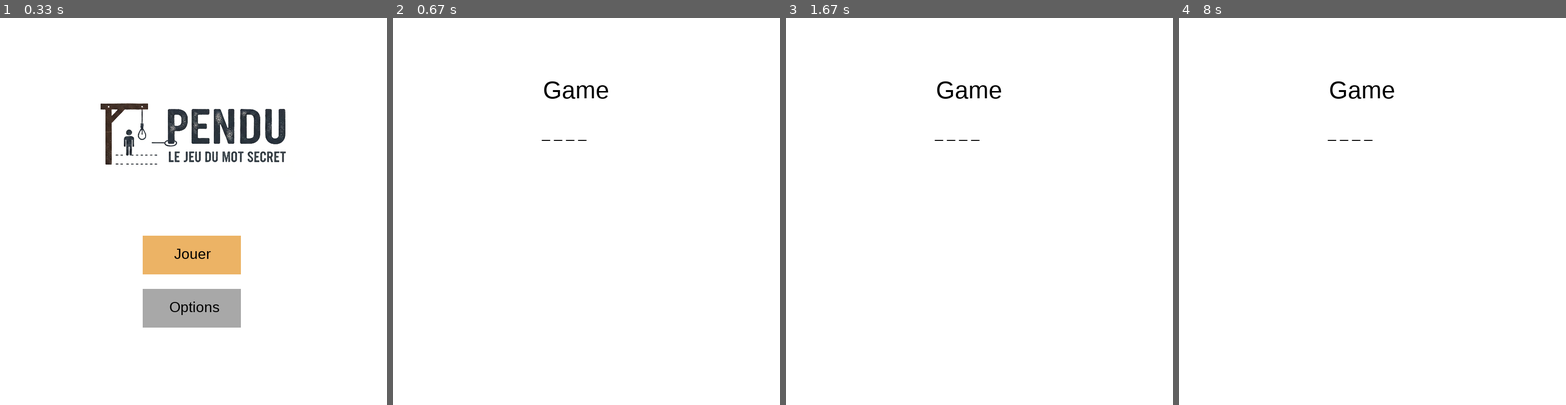
Above: before the commit, frames 1-4 (left to right).
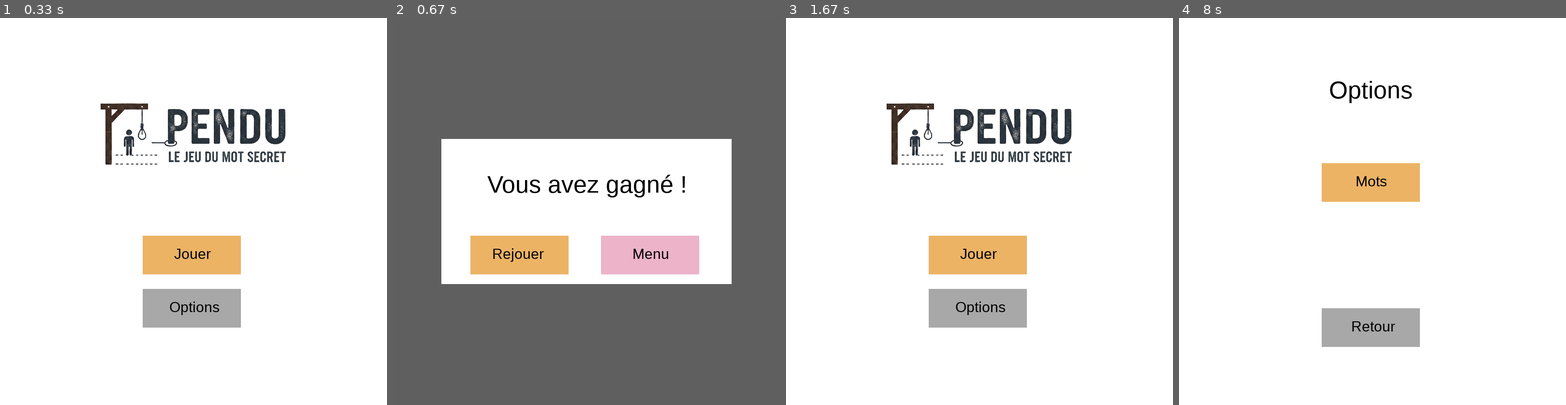
Above: after the commit, the same moments.

Repository: nicolas-riera/pendu
Game: pygame game, started from main.py
The game is run twice, just before and just after one commit, with the same random seed, the same clock (stepped at 60 frames per second) and the same inputs.
Inputs (mouse positions are in pixels of both pictures, inside the frame that each line leads up to):
- Up to frame 1 (0.33 s): no input
- Up to frame 2 (0.67 s): click "Jouer" at 0.38 s
- Up to frame 3 (1.67 s): click (913, 254) at 0.72 s, where only the run after the commit has a clickable "Rejouer"; click (1025, 246) at 1.6 s
- Up to frame 4 (8 s): click (1372, 254) at 1.93 s, where only the run after the commit has a clickable "Jouer"; click (1473, 273) at 2.82 s; click (1372, 254) at 3.15 s, where only the run after the commit has a clickable "Jouer"; click (1476, 254) at 6.48 s; click (1395, 319) at 7.82 s

Frame 1 is identical in both runs. In frame 2, 78% of the frame differs, in the area x 0-100%, y 0-100%; in frame 3, 8.1%; in frame 4, 5.4%.

Commit message:
feat(game): implemented replay/gotomenu popup to game

Diff:
--- a/src/game.py
+++ b/src/game.py
@@ -7,6 +7,7 @@
 from src.pygame_events import *
 from src.keyboard_input import *
 from src.render_adaptive_text import *
+from src.popup import *
 
 # Variables
 
@@ -14,36 +15,6 @@
 FONT_PATH = os.path.join(BASE_DIR, "../", "assets", "font", "LiberationSans-Regular.ttf")
 
 # Functions
-
-############################## Console only ##############################################
-def ask_letter(letters_tried=[]):
-    '''Ask letter to user and verify user input.'''
-    user_input = ""
-    while True:
-        user_input = str(input("Veuillez proposer une lettre:"))
-        if len(user_input) == 1 and user_input.isalpha():
-            if user_input not in letters_tried:
-                return user_input
-            else:
-                print(f"{user_input} a déjà été proposée.")
-        else:
-            print(f"{user_input} n'est pas une lettre.")
-
-def ask_restart_game(gaming):
-    '''Ask user if he wants to play again and return gaming boolean'''
-    user_input = ""
-    while not (user_input == "o" or user_input == "n"):
-        try:
-            user_input = str(input("Voulez-vous recommencer? (o/n)").lower())
-        except:
-            print("Vous devez renseigner O ou N.")
-    if user_input == "o":
-        gaming = True
-    else:
-        gaming = False
-    return gaming
-
-##########################################################################################
 
 def is_in_letters_tried(letter,letters_tried,letters_found):
 
@@ -99,77 +70,99 @@
     return ''.join(c for c in normalized if not unicodedata.combining(c))
 
 def game(screen,clock,my_fonts):
+
     gaming = True
-    try:
-        while gaming:
 
-            word_list = read_words()
-            life = 10
-            letters_found = ""
-            letters_tried = ""
-            word_to_guess = random.choice(word_list)
-            clue = list("_" * len(word_to_guess))
-            game_won = False
-            letter_checked = True
-            print("Nouvelle partie de pendu!")
-            print("_"*len(word_to_guess))
+    word_list = read_words()
+    life = 10
+    letters_found = ""
+    letters_tried = ""
+    word_to_guess = random.choice(word_list)
+    clue = list("_" * len(word_to_guess))
+    game_won = False
+    letter_checked = True
+    notice_win_popup = False
+    notice_lose_popup = False
 
-            while life > 0 and not game_won:
+    while gaming:
 
-                # pygame events
+        # pygame events
 
-                events, mouseclicked, escpressed = pygame_events()
+        events, mouseclicked, escpressed = pygame_events()
 
-                # Rendering
+        # Rendering
 
-                screen.fill("white")
+        screen.fill("white")
 
-                settings_title_button_text = my_fonts[1].render("Game", True, (0, 0, 0))
-                screen.blit(settings_title_button_text, (310, 120))
+        clue_text = my_fonts[0].render(return_clue_string(clue), True, (0, 0, 0))
+        screen.blit(clue_text, (300, 220))
 
-                clue_text = my_fonts[0].render(return_clue_string(clue), True, (0, 0, 0))
-                screen.blit(clue_text, (300, 220))
+        # Logic
 
-                pygame.display.flip()
-                clock.tick(60)
+        if escpressed:
+            break
 
-                # Logic
+        elif notice_win_popup:
+            notice_win_popup, usr_choice = replay_menu_popup(screen, clock, my_fonts, mouseclicked, "Vous avez gagné !", (195, 315))
+            if usr_choice == 1:
+                life = 10
+                letters_found = ""
+                letters_tried = ""
+                word_to_guess = random.choice(word_list)
+                clue = list("_" * len(word_to_guess))
+                game_won = False
+                letter_checked = True
+                notice_win_popup = False
+            elif usr_choice == 2:
+                gaming = False
 
-                # Keyboard input logic
 
-                usr_input = keyboard_input(events).lower()
+        elif notice_lose_popup:
+            notice_win_popup, usr_choice = replay_menu_popup(screen, clock, my_fonts, mouseclicked, "Vous avez perdu...", (195, 315))
+            if usr_choice == 1:
+                life = 10
+                letters_found = ""
+                letters_tried = ""
+                word_to_guess = random.choice(word_list)
+                clue = list("_" * len(word_to_guess))
+                game_won = False
+                letter_checked = True
+                notice_lose_popup = False
+            elif usr_choice == 2:
+                gaming = False
 
-                if usr_input != "":
-                    usr_input = normalizing_letter(usr_input)
+        else:
 
-                letter_tried_already = is_in_letters_tried(usr_input,letters_tried,letters_found)
+            # Keyboard input logic
 
-                if usr_input != "backspace" and usr_input != "enter" and usr_input != "-" and usr_input != "" and not letter_tried_already:
-                    letter = usr_input
-                    letter_checked = False
+            usr_input = keyboard_input(events).lower()
 
-                if escpressed:
-                    break
+            if usr_input != "":
+                usr_input = normalizing_letter(usr_input)
 
-                if not letter_checked:
-                    clue = update_clue(clue,letter,word_to_guess)
-                    is_good_choice,letters_found,letters_tried = check_letter(word_to_guess,letter,letters_found,letters_tried)
-                    if is_good_choice:
-                        print("Bonne pioche!")
-                        update_clue(clue,letter,word_to_guess)
-                        if "_" not in clue:
-                            game_won = True
-                    else:
-                        print("Mauvaise pioche!")
-                        life -= 1
-                    letter_checked = True
+            letter_tried_already = is_in_letters_tried(usr_input,letters_tried,letters_found)
 
-            if game_won:
-                print(f"Bravo vous avez trouvé le mot {word_to_guess}")
-            else:
-                print(f"Vous avez perdu!")
-            gaming = True
-        print("Merci d'avoir joué au pendu.")
+            if usr_input != "backspace" and usr_input != "enter" and usr_input != "-" and usr_input != "" and not letter_tried_already:
+                letter = usr_input
+                letter_checked = False
 
-    except KeyboardInterrupt:
-        print("\nstopped by user!")
+            if not letter_checked:
+                clue = update_clue(clue,letter,word_to_guess)
+                is_good_choice,letters_found,letters_tried = check_letter(word_to_guess,letter,letters_found,letters_tried)
+                if is_good_choice:
+                    print("Bonne pioche!")
+                    update_clue(clue,letter,word_to_guess)
+                    if "_" not in clue:
+                        game_won = True
+                else:
+                    print("Mauvaise pioche!")
+                    life -= 1
+                letter_checked = True
+
+        if game_won and not (notice_win_popup or notice_lose_popup):
+            notice_win_popup = True
+        else:
+            notice_lose_popup = True
+
+        pygame.display.flip()
+        clock.tick(60)
--- a/src/popup.py
+++ b/src/popup.py
@@ -59,12 +59,12 @@
     pygame.draw.rect(screen, (236, 179, 101), (160, 450, 203, 80))
     replay_button = pygame.Rect((160, 450, 203, 80))
     replay_button_text = my_fonts[0].render("Rejouer", True, (0, 0, 0))
-    screen.blit(replay_button_text, 218, 470)
+    screen.blit(replay_button_text, (205, 470))
 
     pygame.draw.rect(screen, (236, 179, 201), (430, 450, 203, 80))
     gotomenu_button = pygame.Rect((430, 450, 203, 80))
     gotomenu_button_text = my_fonts[0].render("Menu", True, (0, 0, 0))
-    screen.blit(gotomenu_button_text, (500, 470))
+    screen.blit(gotomenu_button_text, (495, 470))
 
     pygame.display.flip()
     clock.tick(60)
